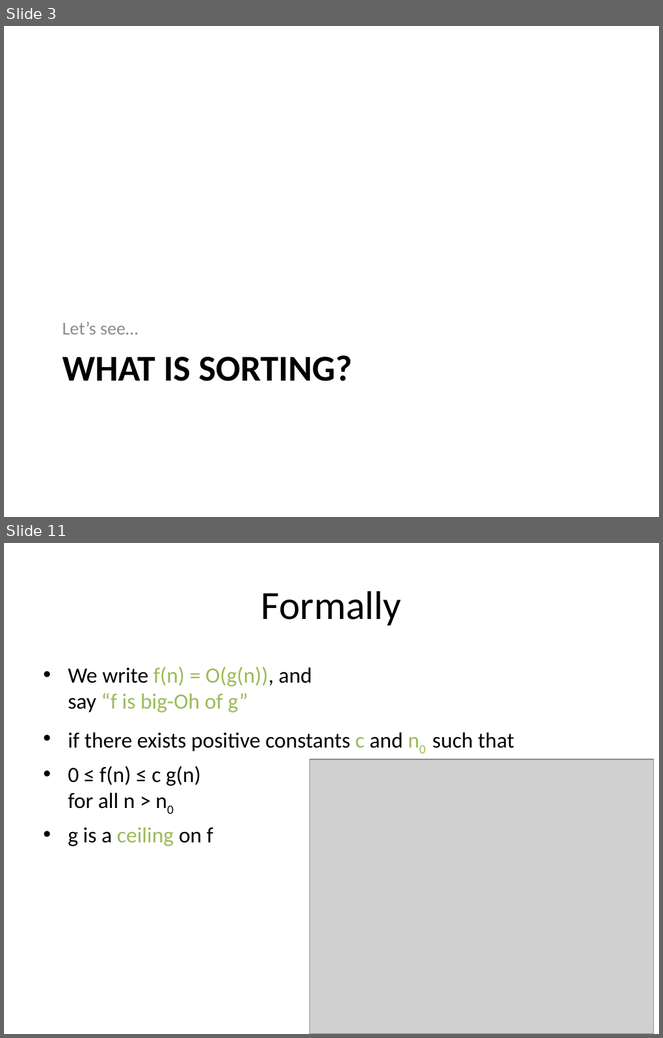
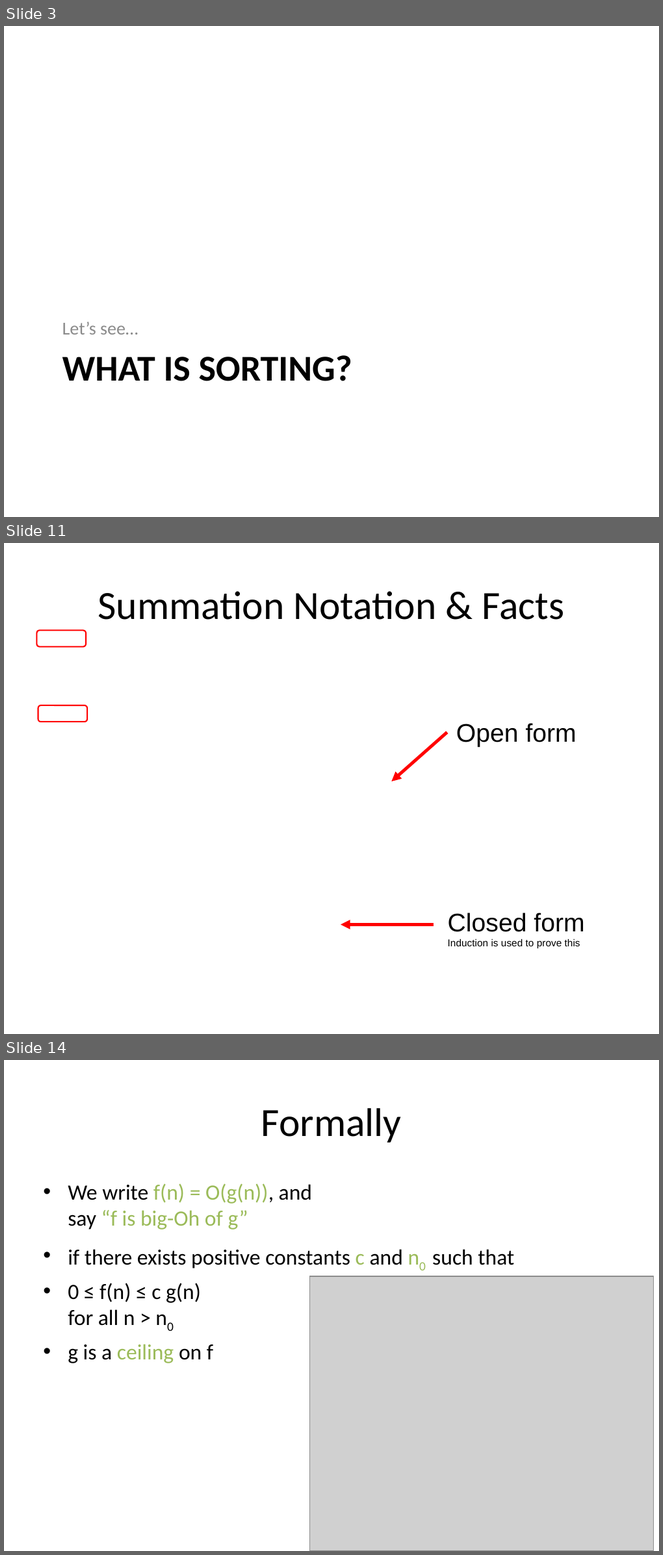
Before and after one commit to RHIT-CSSE/csse220, a slide deck: ClassMaterials/Sorting/Slides/SortingAndSearching.pptx. Shown one above the other, each under a label of ours: slides 3 and 11 before the commit, slides 3, 11 and 14 after it; the slides between them are not shown. The pictures are 663x1038 and 663x1555 pixels, drawn with LibreOffice and Linux fonts; fonts in the diff are those of the drawing; grey boxes stand for pictures. Boxes give left, top, right and bottom in pixels: in the first picture for what was removed or moved away, otherwise in the second. Text is boxed around its words. In the diff, an @@ line names an element or a change of style, - is before the commit and + after.

```diff
--- a/ClassMaterials/Sorting/Slides/SortingAndSearching.pptx
+++ b/ClassMaterials/Sorting/Slides/SortingAndSearching.pptx
@@ slide 11 added at [4, 543, 659, 1034], background #FFFFFF @@
@@ title added at [98, 591, 564, 620], 44 pt, text #000000 @@
+Summation Notation & Facts
@@ rounded rectangle added at [36, 630, 86, 646], outline #FF0000 1.5 pt @@
@@ rounded rectangle added at [38, 705, 87, 722], outline #FF0000 1.5 pt @@
@@ arrow added from (447, 732) to (392, 782), #FF0000 3.5 pt @@
@@ text added at [456, 723, 577, 747], 28 pt, text #000000 @@
+Open form
@@ text added at [448, 913, 584, 949], 11 pt, text #000000 @@
+Closed form
+Induction is used to prove this
@@ arrow added from (434, 925) to (341, 925), #FF0000 3.5 pt @@
@@ what was slide 11 is now slide 14 @@
```
Also in this commit, not shown: 10 slides changed, 4 other slides added, 2 slides removed.
